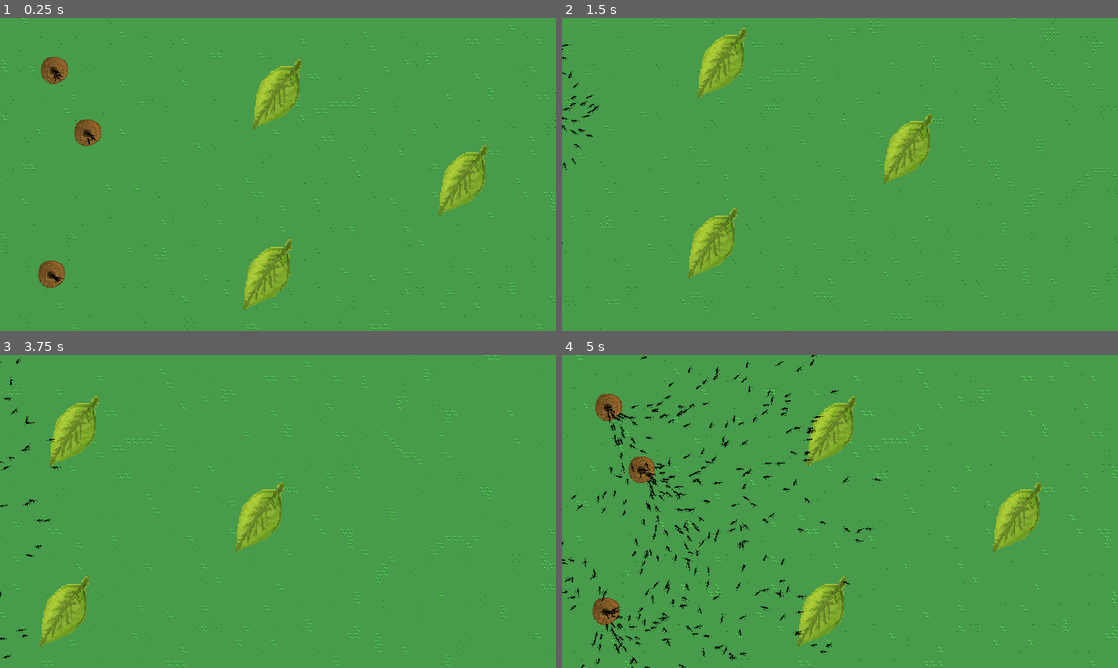
Above: before the commit, frames 1-4 (two rows, left to right).
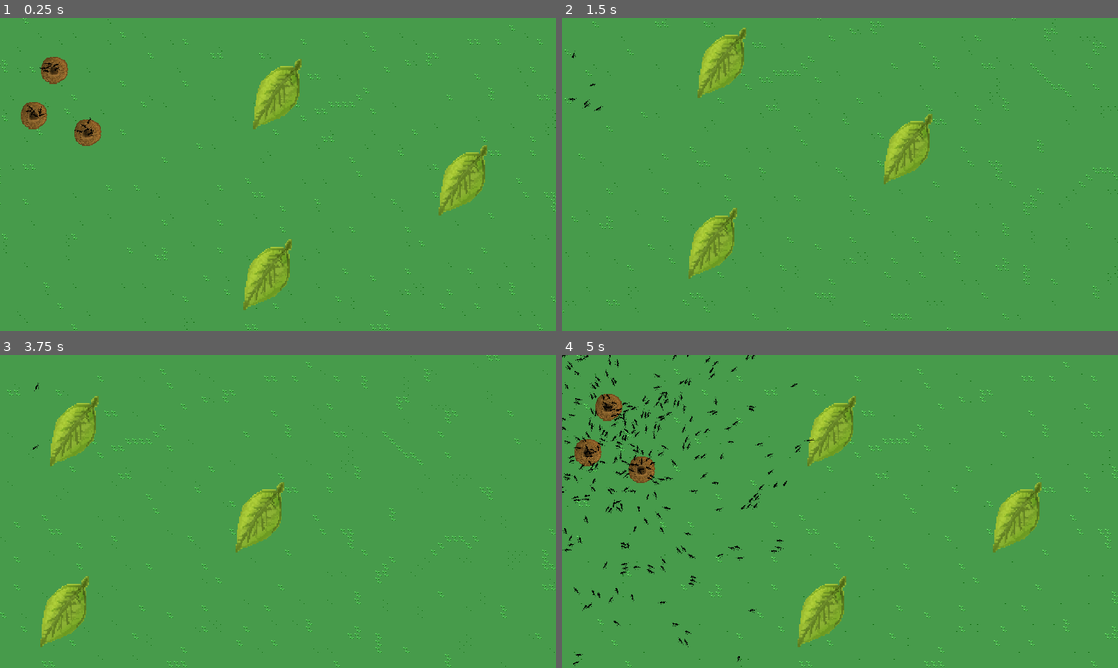
Above: after the commit, the same moments.

Repository: felipefcm/antsimulator-v2
Game: Godot game, scene res://scenarios/ForageFood.tscn
Two runs of this game, one before a commit and one after it. Both use one fixed random seed, a clock stepped at 60 frames per second and the inputs below.
Inputs (mouse positions are in pixels of both pictures, inside the frame that each line leads up to):
- Up to frame 1 (0.25 s): no input
- Up to frame 2 (1.5 s): move the mouse to (962, 158) at 0.52 s; hold Right (ui_right) 0.53-1.28 s; click (962, 158) at 0.67 s; move the mouse to (728, 190) at 1.27 s; hold Down (ui_down) from 1.28 s (still down)
- Up to frame 3 (3.75 s): move the mouse to (333, 442) at 2.02 s; release Down (ui_down) at 2.03 s; hold Right (ui_right) 2.03-2.78 s; move the mouse to (250, 574) at 2.77 s; hold Up (ui_up) 2.78-3.53 s; click (250, 574) at 2.92 s; move the mouse to (444, 558) at 3.52 s; hold Left (ui_left) from 3.53 s (still down)
- Up to frame 4 (5 s): keep holding Left (ui_left); move the mouse to (673, 464) at 4.27 s

The runs differ from the first frame. In frame 1, 0.8% of the frame differs, in the area x 3-18%, y 14-87%; in frame 2, 0.2%; in frame 3, 0.2%; in frame 4, 3.8%, in the area x 0-58%, y 0-100%.

Commit message:
Added food carrying and new state (WIP)

Diff:
--- a/default_env.tres
+++ b/default_env.tres
@@ -3,5 +3,4 @@
 [sub_resource type="ProceduralSky" id=1]
 
 [resource]
-background_mode = 2
 background_sky = SubResource( 1 )
--- a/objects/Ant.tscn
+++ b/objects/Ant.tscn
@@ -7,6 +7,8 @@
 [ext_resource path="res://scripts/StateMachine.gd" type="Script" id=5]
 [ext_resource path="res://images/ant-alt.png" type="Texture" id=6]
 [ext_resource path="res://scripts/states/ants/None.gd" type="Script" id=7]
+[ext_resource path="res://images/foodLeaf.png" type="Texture" id=8]
+[ext_resource path="res://scripts/states/ants/StoringFood.gd" type="Script" id=9]
 
 [sub_resource type="CapsuleShape2D" id=1]
 radius = 6.30468
@@ -17,14 +19,22 @@
 script = ExtResource( 2 )
 
 [node name="SteerableBody2D" parent="." instance=ExtResource( 3 )]
-collision_mask = 6
+collision_mask = 7
 maxSpeed = 120
 
 [node name="Sprite" type="Sprite" parent="SteerableBody2D"]
-rotation = 0.261799
 scale = Vector2( 0.32058, 0.32058 )
 z_index = 1
 texture = ExtResource( 6 )
+
+[node name="FoodCarry" type="Sprite" parent="SteerableBody2D/Sprite"]
+visible = false
+position = Vector2( 3.11707, -24.1572 )
+rotation = 0.80189
+scale = Vector2( 1.05506, 1.05506 )
+z_index = 1
+texture = ExtResource( 8 )
+offset = Vector2( -1.90735e-06, -1.90735e-06 )
 
 [node name="CollisionShape2D" type="CollisionShape2D" parent="SteerableBody2D"]
 visible = false
@@ -44,3 +54,6 @@
 
 [node name="CollectingFood" type="Node" parent="StateMachine"]
 script = ExtResource( 1 )
+
+[node name="StoringFood" type="Node" parent="StateMachine"]
+script = ExtResource( 9 )
--- a/project.godot
+++ b/project.godot
@@ -45,6 +45,7 @@
 [autoload]
 
 Simulator="*res://scripts/Simulator.gd"
+Util="*res://scripts/Util.gd"
 SteeringBehaviours="*res://scripts/behaviours/SteeringBehaviours.gd"
 
 [display]
@@ -54,6 +55,7 @@
 window/size/test_width=1920
 window/size/test_height=1080
 window/stretch/mode="2d"
+window/stretch/aspect="keep"
 
 [importer_defaults]
 
--- a/scenarios/ForageFood.tscn
+++ b/scenarios/ForageFood.tscn
@@ -106,7 +106,7 @@
 position = Vector2( 121.472, 121.189 )
 
 [node name="Nest3" parent="." instance=ExtResource( 1 )]
-position = Vector2( 115.345, 590.227 )
+position = Vector2( 74.3339, 225.228 )
 
 [node name="Camera" type="Node2D" parent="."]
 position = Vector2( 3.05176e-05, 1.16635 )
--- a/scripts/Ant.gd
+++ b/scripts/Ant.gd
@@ -4,8 +4,11 @@
 onready var steeringObj = $SteerableBody2D;
 onready var stateMachine = $StateMachine;
 onready var sprite = steeringObj.get_node('Sprite');
+onready var foodCarry = sprite.get_node('FoodCarry');
 
 export (int) var foodCapacity = 1;
+
+var carryingFood := false;
 
 signal antCollided;
 
@@ -42,6 +45,10 @@
 
 	emit_signal('antCollided', self, collision);
 
+func setCarryingFood(carrying: bool):
+	carryingFood = carrying;
+	foodCarry.visible = carryingFood;
+
 func findClosestFood():
 
 	var allFood = get_tree().get_nodes_in_group('food');
@@ -62,7 +69,12 @@
 	return closestFood;
 
 func adjustSpriteToRotation():
-	if(steeringObj.rotation >= PI && steeringObj.rotation <= 3 * PI):
-		sprite.flip_h = true;
+
+	var intDegRotation = int(steeringObj.rotation_degrees) % 360;
+
+	if((intDegRotation < -90 && intDegRotation > -270) || (intDegRotation > 90 && intDegRotation < 270)):
+		sprite.flip_v = true;
+		foodCarry.centered = false;
 	else:
-		sprite.flip_h = false;
+		sprite.flip_v = false;
+		foodCarry.centered = true;
--- /dev/null
+++ b/scripts/Util.gd
@@ -0,0 +1,16 @@
+extends Node
+
+func closestNode(nodes: Array, position: Vector2):
+
+	if(nodes.size() <= 0): return null;
+
+	var closest;
+	var closestDstSq;
+
+	for node in nodes:
+		var dstSq = position.distance_squared_to(node.position);
+		if(!closest || dstSq < closestDstSq):
+			closest = node;
+			closestDstSq = dstSq;
+
+	return closest;
--- a/scripts/behaviours/Wander.gd
+++ b/scripts/behaviours/Wander.gd
@@ -1,9 +1,9 @@
 
 var circleDistance := 50;
 var circleRadius := 15;
-var maxAngleChange := deg2rad(10);
+var maxAngleChange := deg2rad(12);
 
-func calculateSteeringForce(steeringObj, target):
+func calculateSteeringForce(steeringObj, _target):
 
 	if(!steeringObj.behaviourParams.has('wanderAngle')):
 		steeringObj.behaviourParams.wanderAngle = rand_range(0, PI * 2);
@@ -11,7 +11,7 @@
 	var wanderAngle = steeringObj.behaviourParams.wanderAngle;
 
 	if(steeringObj.velocity.length() <= 5):
-		steeringObj.velocity = Vector2(randf(), randf());
+		steeringObj.velocity = Vector2(rand_range(-1, 1), rand_range(-1, 1));
 
 	var circleCenter = steeringObj.velocity.normalized() * circleDistance;
 	var displacement = (Vector2(0, 1) * circleRadius).rotated(wanderAngle);
--- a/scripts/states/ants/CollectingFood.gd
+++ b/scripts/states/ants/CollectingFood.gd
@@ -5,8 +5,8 @@
 
 func enter(params: Dictionary):
 	var ant = subject as Ant;
+	collectTimer = 0;
 	food = params.food;
-	print('got food ', food, ' amount ', food.amount);
 	ant.steeringObj.setMode('None');
 
 func exit(_nextState: State):
@@ -24,4 +24,4 @@
 	collectTimer += delta;
 	if(collectTimer >= 1):
 		food.collect(ant.foodCapacity);
-		collectTimer = 0;
+		ant.stateMachine.changeState('StoringFood');
--- a/scripts/states/ants/Foraging.gd
+++ b/scripts/states/ants/Foraging.gd
@@ -27,7 +27,7 @@
 			ant.steeringObj.setMode('Wander');
 			return;
 
-		if(ant.position.distance_squared_to(closestFood.position) <= minFoodDistance * minFoodDistance):
+		if(ant.steeringObj.position.distance_squared_to(closestFood.position) <= minFoodDistance * minFoodDistance):
 			targetFood = closestFood;
 
 func onCollided(_obj: Node, collision: KinematicCollision2D):
--- /dev/null
+++ b/scripts/states/ants/StoringFood.gd
@@ -0,0 +1,28 @@
+extends State
+
+var nests;
+var closestNest;
+
+func enter(_params: Dictionary):
+
+	var ant = subject as Ant;
+	ant.setCarryingFood(true);
+
+	nests = get_tree().get_nodes_in_group('nests');
+	closestNest = Util.closestNode(nests, ant.steeringObj.position);
+
+	ant.steeringObj.setTarget(closestNest);
+	ant.steeringObj.setMode('Seek');
+
+func exit(_nextState: State):
+	var ant = subject as Ant;
+	ant.setCarryingFood(false);
+	ant.steeringObj.setMode('Wander');
+
+func update(_delta: float):
+	pass;
+
+func onCollided(_obj: Node, collision: KinematicCollision2D):
+
+	var collider = collision.collider as Node2D;
+	print('Storing col ', collider.name);
Binary file changed: images/ant-alt.png
Not shown: 1 places in objects/Ant.tscn that only renumber resources
